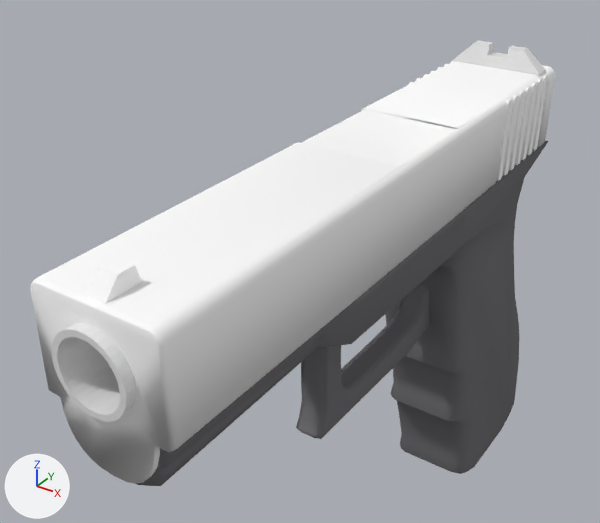
Before and after pictures for a commit that changed the Blender file glock17-smoothed-trigger.blend.
Before and after are seen from a camera (50 mm lens) standing at (3.39, -9.08, 7.83) and looking at (-0.9, -2.82, 3.65). Arrows for +X, +Y and +Z are at lower left; the lights stay in place.

Script lines for the objects in view, before the commit:
```python
ob_backsight = bpy.data.objects.new('backsight', me_cube_009)
ob_backsight.location = (0.0, -0.21, 5.43)
ob_backsight.scale = (0.51, 0.1, 0.2)
ob_barrel = bpy.data.objects.new('barrel', me_cube_001)
ob_barrel.location = (0.0, -3.1, 4.81)
ob_barrel.scale = (0.56, 3.23, 0.425)
ob_cylinder = bpy.data.objects.new('cylinder', me_cylinder_004)
ob_cylinder.location = (0.0, -5.42, 4.77)
ob_cylinder.rotation_euler = (1.571, 0.0, 0.0)  # degrees (90, 0, 0)
ob_cylinder.scale = (0.32, 0.32, 1.0)
ob_frontsight = bpy.data.objects.new('frontsight', me_cube_011)
ob_frontsight.location = (0.0, -6.14, 5.36)
ob_grill = bpy.data.objects.new('grill', me_cube_005)
ob_grill.location = (0.0, -0.21, 4.77)
ob_grill.scale = (0.56, 0.0406, 0.538)
ob_handle = bpy.data.objects.new('handle', me_cube)
ob_handle.location = (0.0, 0.0, 2.0)
ob_handle.scale = (0.56, 1.0, 2.0)
ob_trigger_guard = bpy.data.objects.new('trigger guard', me_cube_002)
ob_trigger_guard.location = (0.0, -1.28, 4.22)
ob_trigger_guard.scale = (0.15, 1.2, 0.823)
```
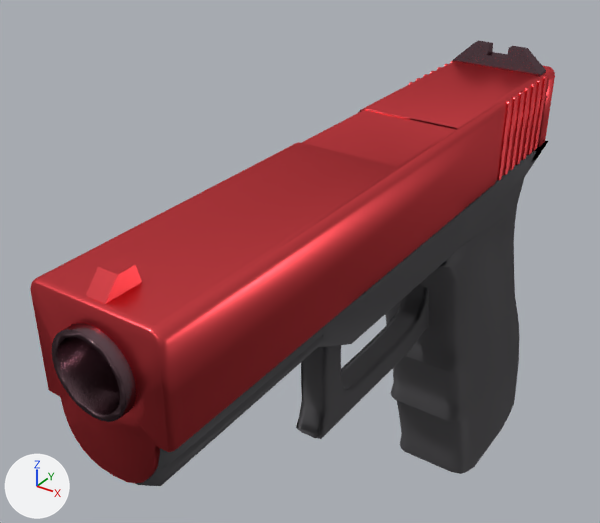
Pixel boxes [x1, y1, x2, y2] of what changed, in the pictures (600 x 523 px):
```json
{"object": "barrel", "change": "recoloured", "before": [30, 61, 555, 484], "after": [30, 61, 555, 484], "on screen": "white to red"}
{"object": "handle", "change": "recoloured", "before": [136, 141, 548, 486], "after": [136, 141, 548, 486]}
{"object": "trigger guard", "change": "recoloured", "before": [296, 285, 429, 439], "after": [296, 285, 429, 439]}
{"object": "cylinder", "change": "recoloured", "before": [52, 323, 136, 422], "after": [52, 323, 136, 422], "on screen": "grey to brown"}
{"object": "grill", "change": "recoloured", "before": [408, 60, 547, 181], "after": [408, 60, 547, 181], "on screen": "grey to red"}
{"object": "backsight", "change": "recoloured", "before": [453, 41, 546, 77], "after": [453, 41, 546, 77], "on screen": "white to brown"}
{"object": "frontsight", "change": "recoloured", "before": [86, 257, 142, 304], "after": [86, 257, 142, 304], "on screen": "white to red"}
```

Edits to the scene script, one JSON object a line:
```json
{"op": "remove", "block": "mat_barrel", "code": "n0 = _N.new('ShaderNodeOutputMaterial'); n0.name = 'Material Output.001'"}
{"op": "remove", "block": "mat_barrel", "code": "n1 = _N.new('ShaderNodeBsdfDiffuse'); n1.name = 'Diffuse BSDF'"}
{"op": "remove", "block": "mat_barrel", "code": "n1.inputs[0].default_value = (1.0, 1.0, 1.0, 1.0)  # 'Color', white #ffffff"}
{"op": "remove", "block": "mat_barrel", "code": "_L.new(n1.outputs[0], n0.inputs[0])  # 'BSDF' to 'Surface'"}
{"op": "add", "block": "mat_barrel", "code": "n2 = _N.new('ShaderNodeOutputMaterial'); n2.name = 'Material Output'"}
{"op": "add", "block": "mat_barrel", "code": "n3 = _N.new('ShaderNodeBsdfAnisotropic'); n3.name = 'Glossy BSDF'"}
{"op": "add", "block": "mat_barrel", "code": "n3.distribution = 'GGX'"}
{"op": "add", "block": "mat_barrel", "code": "n3.inputs[0].default_value = (1.0, 0.0905, 0.105, 1.0)  # 'Color', red #ff555b"}
{"op": "add", "block": "mat_barrel", "code": "n3.inputs[1].default_value = 0.354  # 'Roughness'"}
{"op": "add", "block": "mat_barrel", "code": "_L.new(n3.outputs[0], n2.inputs[0])  # 'BSDF' to 'Surface'"}
{"op": "remove", "block": "mat_handle", "code": "n0 = _N.new('ShaderNodeOutputMaterial'); n0.name = 'Material Output.001'"}
{"op": "remove", "block": "mat_handle", "code": "n1 = _N.new('ShaderNodeBsdfDiffuse'); n1.name = 'Diffuse BSDF'"}
{"op": "remove", "block": "mat_handle", "code": "n1.inputs[0].default_value = (0.168, 0.164, 0.173, 1.0)  # 'Color', grey #727173"}
{"op": "remove", "block": "mat_handle", "code": "_L.new(n1.outputs[0], n0.inputs[0])  # 'BSDF' to 'Surface'"}
{"op": "add", "block": "mat_handle", "code": "n2 = _N.new('ShaderNodeOutputMaterial'); n2.name = 'Material Output'"}
{"op": "add", "block": "mat_handle", "code": "n3 = _N.new('ShaderNodeBsdfSheen'); n3.name = 'Velvet BSDF'"}
{"op": "add", "block": "mat_handle", "code": "n3.distribution = 'ASHIKHMIN'"}
{"op": "add", "block": "mat_handle", "code": "n3.inputs[0].default_value = (0.158, 0.154, 0.163, 1.0)  # 'Color', grey #6f6d70"}
{"op": "add", "block": "mat_handle", "code": "n3.inputs[1].default_value = 1.0  # 'Roughness'"}
{"op": "add", "block": "mat_handle", "code": "_L.new(n3.outputs[0], n2.inputs[0])  # 'BSDF' to 'Surface'"}
{"op": "add", "block": "mat_cylinder", "code": ["mat_cylinder = bpy.data.materials.new('cylinder')", "mat_cylinder.use_nodes = True; mat_cylinder.node_tree.nodes.clear()", "_N = mat_cylinder.node_tree.nodes; _L = mat_cylinder.node_tree.links", "n0 = _N.new('ShaderNodeOutputMaterial'); n0.name = 'Material Output'", "n1 = _N.new('ShaderNodeBsdfAnisotropic'); n1.name = 'Glossy BSDF'", "n1.distribution = 'GGX'", "n1.inputs[0].default_value = (0.19, 0.111, 0.132, 1.0)  # 'Color', brown #795e66", "n1.inputs[1].default_value = 0.224  # 'Roughness'", "_L.new(n1.outputs[0], n0.inputs[0])  # 'BSDF' to 'Surface'"]}
{"block": "me_cylinder_004", "where": "me_cylinder_004.from_pydata(...)  # 128 vertices, 68 faces; spans x -1.0..1.0, y -1.0..1.0, z -1.0..1.0"}
{"op": "add", "block": "me_cylinder_004", "code": "me_cylinder_004.materials.append(mat_cylinder)"}
{"block": "me_cube_009", "where": "me_cube_009.from_pydata(...)  # 20 vertices, 12 faces; spans x -1.0..1.0, y -1.0..1.0, z -1.0..0.26"}
{"op": "add", "block": "me_cube_009", "code": "me_cube_009.materials.append(mat_cylinder)"}
```
